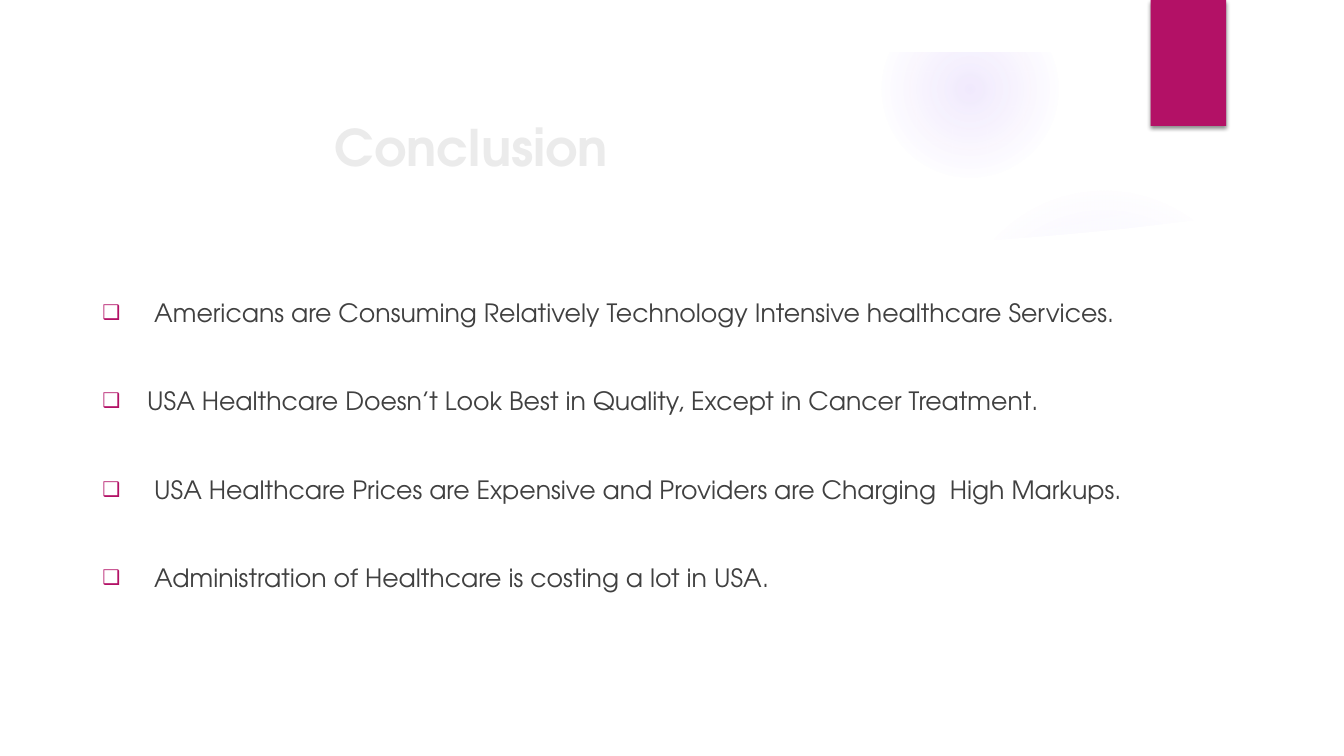
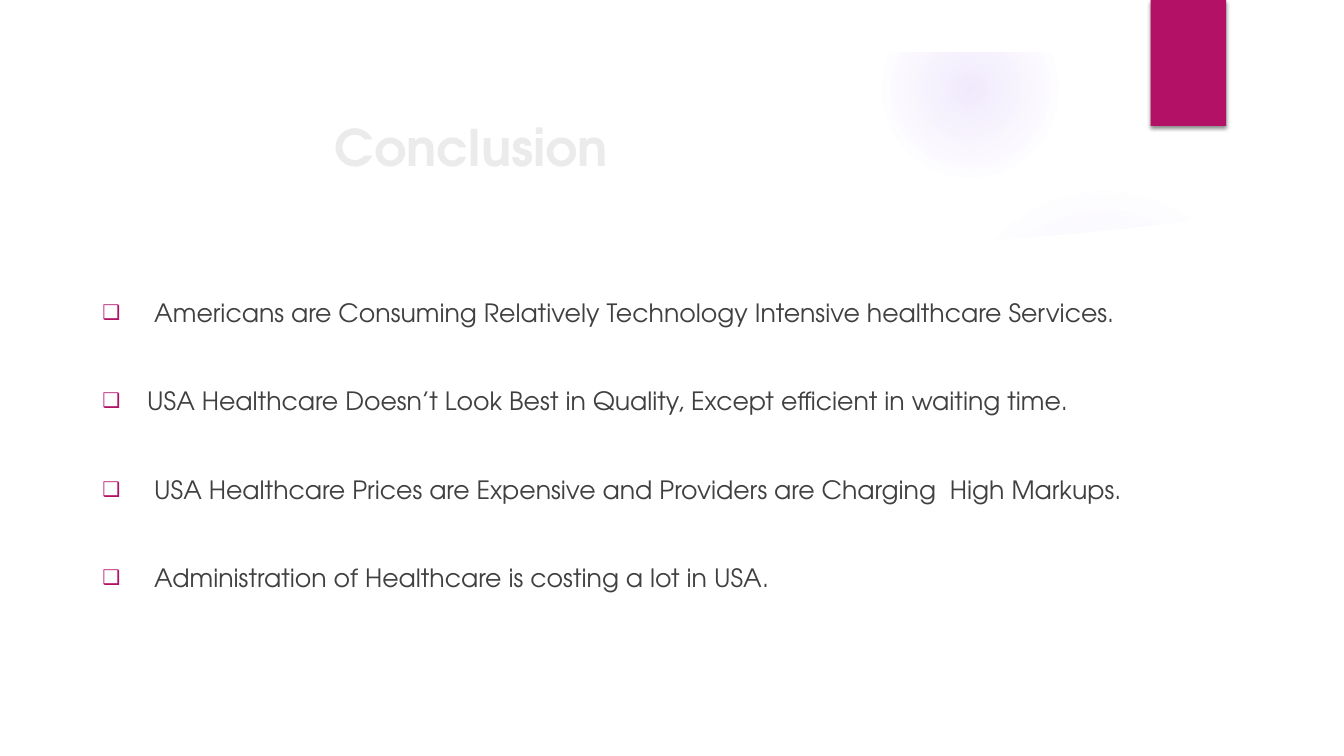
Before and after one commit to asidamo/Health-Spending-and-Outcomes, a slide deck: slide 6 of Mid Stone Presentation.pptx (slide 5 before the commit). Drawn at 1344x756 pixels with LibreOffice and Linux fonts; fonts in the diff are those of the drawing; background and template pictures are left out. Boxes give left, top, right and bottom in pixels: in the first picture for what was removed or moved away, otherwise in the second. Text is boxed around its words. In the diff, an @@ line names an element or a change of style, - is before the commit and + after.

```diff
--- a/Mid Stone Presentation.pptx
+++ b/Mid Stone Presentation.pptx
@@ text at (x1=147, y1=391, x2=1068, y2=416): text changed @@
-❑ USA Healthcare Doesn’t Look Best in Quality, Except in Cancer Treatment.
+❑ USA Healthcare Doesn’t Look Best in Quality, Except efficient in waiting time.
```
Also in this commit, not shown: 3 other slides changed, 1 slide added, 19 other files.
